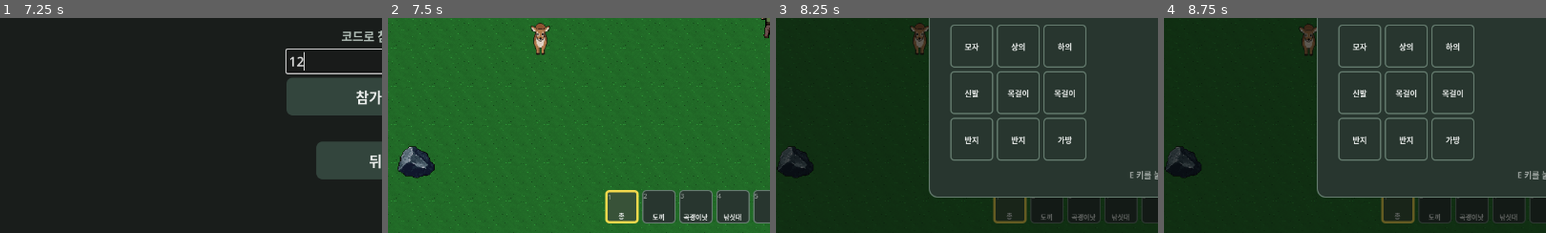
Above: before the commit, frames 1-4 (left to right).
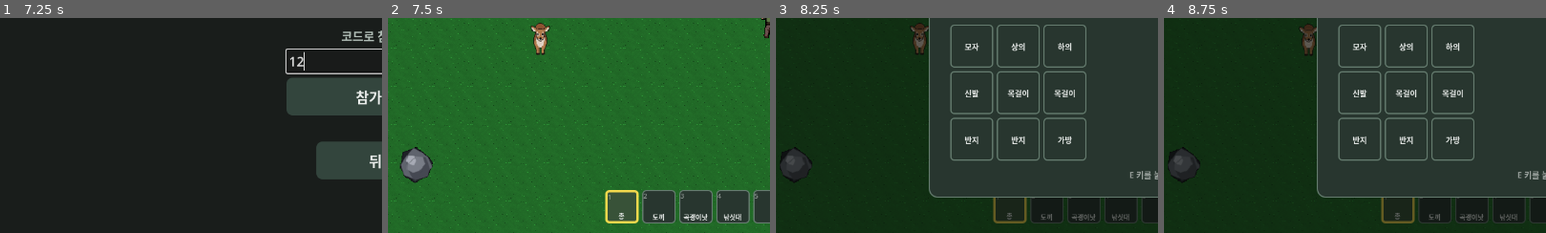
Above: after the commit, the same moments.

Repository: kimtuna/life_game
Game: Godot game, scene res://scenes/main_menu/main_menu.tscn
Two runs of this game, one before a commit and one after it. Both use one fixed random seed, a clock stepped at 60 frames per second and the inputs below.
Inputs (mouse positions are % of the whole screen's width and height, from its top left):
- Up to frame 1 (7.25 s): click "플레이" at 0.5 s; click "슬롯 1 + 빈 슬롯" at 1.25 s; click (44, 66) at 2 s; click (50, 66) at 2.75 s; click (56, 66) at 3.5 s; click "뒤로" at 4.25 s; click "슬롯 2 + 빈 슬롯" at 5 s; click "확정하고 입장" at 5.75 s; click (50, 60) at 6.52 s; type "12" at 6.6 s
- Up to frame 2 (7.5 s): click "싱글플레이로 입장" at 7.25 s
- Up to frame 3 (8.25 s): tap Enter at 8 s; move the mouse to (72, 45) at 8.02 s; hold D from 8.03 s (still down); tap E at 8.1 s; click (72, 45) at 8.17 s
- Up to frame 4 (8.75 s): keep holding D
The pictures show only the part of the screen within x 0-50%, y 50-100%; the shares and areas given below are measured in that part.

Frame 1 is identical in both runs. In frame 2, 1.0% of the frame differs, in the area x 2-13%, y 59-77%; in frame 3, 0.6%; in frame 4, 0.6%.

Commit message:
[INBOX #86] 돌/유황광석/고기 아이템 아이콘 및 채광 포인트 월드 그림 제작
파이썬(Pillow) 절차적 생성으로 stone/sulfur_ore/meat 32x32 아이템 아이콘과
돌/유황광석 채광 포인트 64x64 월드 그림을 만들어, #84가 남긴 iron_ore.png 재사용 +
modulate 임시 틴트 처리를 전용 그림으로 교체했다.

## 스스로 판단해서 고친 부분
- 고기 아이콘을 처음엔 돌/철광석과 같은 둥근 블롭으로 만들었으나 색만 다르고 형태가
  거의 같아 구별이 약해서, 가로로 늘인 쐐기형 + 지방 마블링 + 뼈 조각으로 실루엣
  자체를 다르게 조정했다.

## 어려움 / 에러와 해결
- 새 PNG 5장을 저장한 뒤 `godot --headless --import`를 먼저 실행하지 않으면 `.import`
  메타파일이 없어서 `load()`가 조용히 실패한다(바퀴 135가 남긴 노트) — 이번엔 미리
  대비해서 저장 직후 바로 재임포트했다.

Co-Authored-By: Claude Sonnet 5 <noreply@anthropic.com>

Diff:
--- /dev/null
+++ b/game/qa/inbox86_check.gd
@@ -0,0 +1,86 @@
+extends Node
+## [DESIGN] INBOX #86 확인용 — 돌/유황광석 채광 포인트 월드 그림과 돌/유황광석/고기
+## 아이템 아이콘이 실제 게임 화면에 반영됐는지 스크린샷으로 확인한다.
+## deer_meat_check.gd(#85)와 같은 방법: project.godot [autoload]에 이 스크립트를
+## 임시로 추가하고 `godot --path .`로 실행한 뒤 되돌린다.
+
+const OUT_DIR := "/tmp/qa86"
+
+
+func _ready() -> void:
+	DirAccess.make_dir_recursive_absolute(OUT_DIR)
+	await get_tree().process_frame
+	await get_tree().process_frame
+	await get_tree().process_frame
+	await _boot_to_world()
+	await get_tree().process_frame
+	await get_tree().process_frame
+	await get_tree().process_frame
+	await _run_checks()
+
+
+func _boot_to_world() -> void:
+	get_tree().current_scene._on_play_pressed()
+	await get_tree().process_frame
+	await get_tree().process_frame
+	get_tree().current_scene._on_slot_pressed(0)
+	await get_tree().process_frame
+	await get_tree().process_frame
+	if get_tree().current_scene.has_method("_on_confirm_pressed"):
+		get_tree().current_scene._on_confirm_pressed()
+		await get_tree().process_frame
+		await get_tree().process_frame
+		await get_tree().process_frame
+	get_tree().current_scene._on_single_player_pressed()
+	await get_tree().process_frame
+	await get_tree().process_frame
+	await get_tree().process_frame
+
+
+func _run_checks() -> void:
+	var world := get_tree().current_scene
+	var player_pos: Vector2 = world.player_sprite.global_position
+
+	# 1) 돌/유황광석 채광 포인트를 플레이어 근처에 나란히 배치.
+	var stone_scene := preload("res://scenes/resource_point/mining_point_stone.tscn")
+	var sulfur_scene := preload("res://scenes/resource_point/mining_point_sulfur.tscn")
+	var stone_pt = stone_scene.instantiate()
+	world.add_child(stone_pt)
+	stone_pt.global_position = player_pos + Vector2(-150, -40)
+	stone_pt.player_ref = world.player_sprite
+	stone_pt.world_ref = world
+
+	var sulfur_pt = sulfur_scene.instantiate()
+	world.add_child(sulfur_pt)
+	sulfur_pt.global_position = player_pos + Vector2(150, -40)
+	sulfur_pt.player_ref = world.player_sprite
+	sulfur_pt.world_ref = world
+
+	# 2) 돌/유황광석/고기 드롭 아이템을 플레이어 아래쪽에 배치 (아이콘 확인용,
+	# PICKUP_RADIUS 40보다 멀리 둬서 스크린샷 전에 자동 습득되지 않게 한다).
+	world.spawn_dropped_item("stone", 1, player_pos + Vector2(-60, 100))
+	world.spawn_dropped_item("sulfur_ore", 1, player_pos + Vector2(0, 100))
+	world.spawn_dropped_item("meat", 1, player_pos + Vector2(60, 100))
+
+	await get_tree().process_frame
+	await get_tree().process_frame
+
+	# 3) 광각 스크린샷 (채광 포인트 2개 + 드롭 아이템 3개 + 플레이어 한 화면에).
+	var img_wide := get_tree().root.get_texture().get_image()
+	img_wide.save_png(OUT_DIR + "/wide.png")
+
+	# 4) 카메라를 확대해서 디테일 확인.
+	var cam: Camera2D = world.get_node_or_null("Camera2D")
+	if cam == null:
+		cam = world.player_sprite.get_node_or_null("Camera2D")
+	if cam != null:
+		cam.zoom = Vector2(3, 3)
+		await get_tree().process_frame
+		await get_tree().process_frame
+		var img_close := get_tree().root.get_texture().get_image()
+		img_close.save_png(OUT_DIR + "/close.png")
+	else:
+		print("NOTE: Camera2D not found, skipped close-up zoom shot")
+
+	print("QA86_DONE")
+	get_tree().quit()
--- a/game/scenes/dropped_item/dropped_item.gd
+++ b/game/scenes/dropped_item/dropped_item.gd
@@ -11,10 +11,10 @@
 	"rice_seed": preload("res://assets/sprites/items/rice_seed.png"),
 	"rice": preload("res://assets/sprites/items/rice.png"),
 	"iron_ore": preload("res://assets/sprites/items/iron_ore.png"),
-	# 돌/유황광석(INBOX #84) 전용 아이콘은 아직 없다 — iron_ore.png를 재사용하고
-	# ITEM_ICON_MODULATE로 색만 다르게 임시 처리한다(실제 그림은 후속 [DESIGN] #86).
-	"stone": preload("res://assets/sprites/items/iron_ore.png"),
-	"sulfur_ore": preload("res://assets/sprites/items/iron_ore.png"),
+	# 돌/유황광석/고기(INBOX #86) 전용 아이콘.
+	"stone": preload("res://assets/sprites/items/stone.png"),
+	"sulfur_ore": preload("res://assets/sprites/items/sulfur_ore.png"),
+	"meat": preload("res://assets/sprites/items/meat.png"),
 	"captured_deer": preload("res://assets/sprites/items/captured_deer.png"),
 	# 도구도 인벤토리 버리기(INBOX #31)로 바닥에 떨어질 수 있어서 함께 추가했다 —
 	# world.gd의 TOOL_ICONS와 같은 텍스처를 재사용한다.
@@ -34,13 +34,6 @@
 	"wood": Vector2(0.34, 0.34),
 }
 
-## mining_point_stone.tscn/mining_point_sulfur.tscn의 Sprite modulate와 같은 색으로
-## 맞춰서, 바닥에 떨어진 드롭 아이템도 채광 포인트에서 캔 것과 같은 색으로 보이게 한다.
-const ITEM_ICON_MODULATE := {
-	"stone": Color(0.78, 0.78, 0.8, 1),
-	"sulfur_ore": Color(1.0, 0.85, 0.25, 1),
-}
-
 @export var item_name: String = ""
 @export var item_amount: int = 1
 
@@ -57,8 +50,6 @@
 		sprite.texture = ITEM_ICONS[item_name]
 	if ITEM_ICON_SCALE_OVERRIDES.has(item_name):
 		sprite.scale = ITEM_ICON_SCALE_OVERRIDES[item_name]
-	if ITEM_ICON_MODULATE.has(item_name):
-		sprite.modulate = ITEM_ICON_MODULATE[item_name]
 
 
 func _process(_delta: float) -> void:
--- a/game/scenes/resource_point/mining_point_stone.tscn
+++ b/game/scenes/resource_point/mining_point_stone.tscn
@@ -13,12 +13,11 @@
 item_name = "stone"
 item_amount = 1
 prompt_text = "곡괭이낫을 들고 좌클릭: 채광 (돌)"
-texture_path = "res://assets/sprites/mining_point/mining_point.png"
+texture_path = "res://assets/sprites/mining_point/mining_point_stone.png"
 required_tool = "pickaxe"
 use_kind = "mining"
 
 [node name="Sprite" type="Sprite2D" parent="."]
-modulate = Color(0.78, 0.78, 0.8, 1)
 z_index = -1
 scale = Vector2(1.1, 1.1)
 texture_filter = 1
--- a/game/scenes/resource_point/mining_point_sulfur.tscn
+++ b/game/scenes/resource_point/mining_point_sulfur.tscn
@@ -13,12 +13,11 @@
 item_name = "sulfur_ore"
 item_amount = 1
 prompt_text = "곡괭이낫을 들고 좌클릭: 채광 (유황광석)"
-texture_path = "res://assets/sprites/mining_point/mining_point.png"
+texture_path = "res://assets/sprites/mining_point/mining_point_sulfur.png"
 required_tool = "pickaxe"
 use_kind = "mining"
 
 [node name="Sprite" type="Sprite2D" parent="."]
-modulate = Color(1.0, 0.85, 0.25, 1)
 z_index = -1
 scale = Vector2(1.1, 1.1)
 texture_filter = 1
Binary file added: game/assets/sprites/items/meat.png
Not shown, added: game/assets/sprites/items/meat.png.import
Binary file added: game/assets/sprites/items/stone.png
Not shown, added: game/assets/sprites/items/stone.png.import
Binary file added: game/assets/sprites/items/sulfur_ore.png
Not shown, added: game/assets/sprites/items/sulfur_ore.png.import
Binary file added: game/assets/sprites/mining_point/mining_point_stone.png
Not shown, added: game/assets/sprites/mining_point/mining_point_stone.png.import
Binary file added: game/assets/sprites/mining_point/mining_point_sulfur.png
Not shown, added: game/assets/sprites/mining_point/mining_point_sulfur.png.import
Not shown, changed: docs/STATUS.md
Not shown, changed: docs/feedback/INBOX.md
